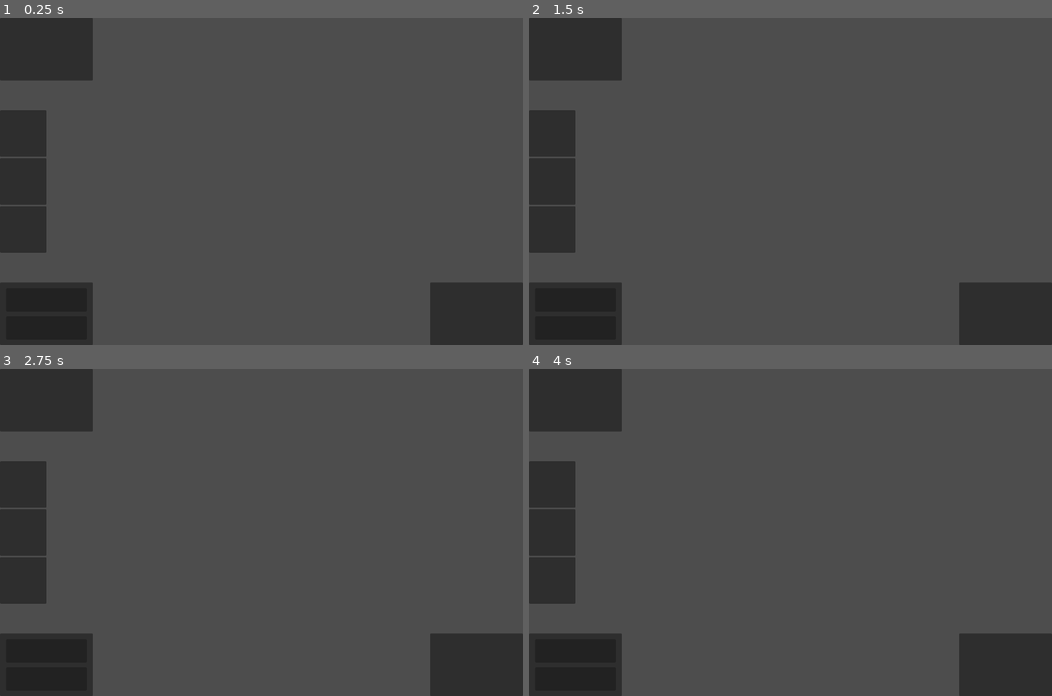
Above: before the commit, frames 1-4 (two rows, left to right).
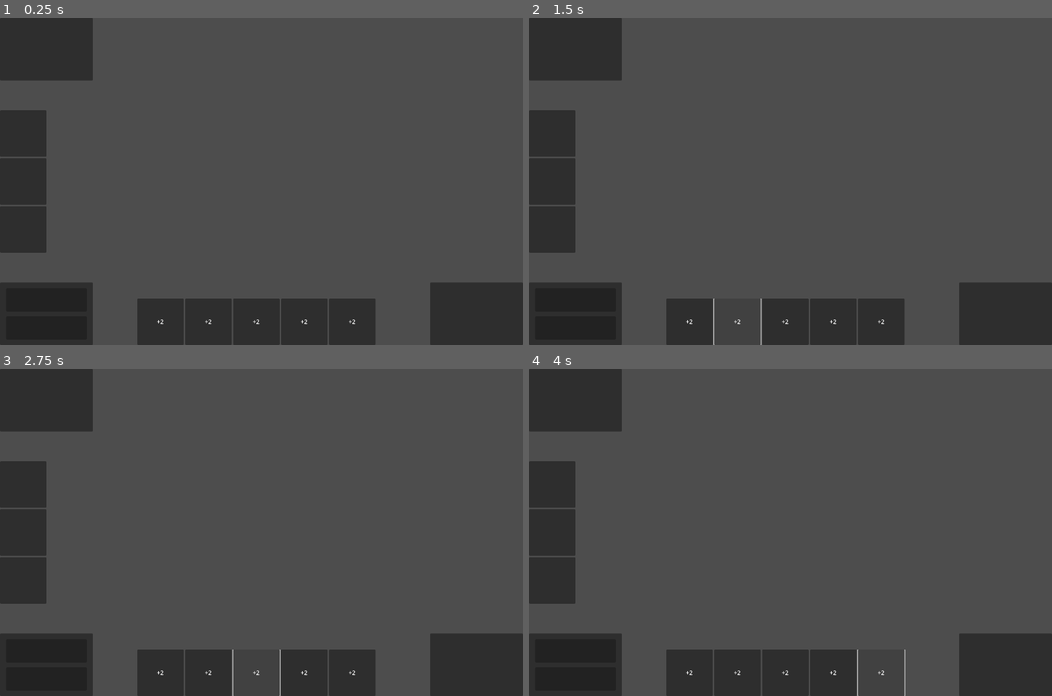
Above: after the commit, the same moments.

Repository: lemon4sour/alonzotech
Game: Godot game, scene res://src/game/build_area.tscn
Two runs of this game, one before a commit and one after it. Both use one fixed random seed, a clock stepped at 60 frames per second and the inputs below.
Inputs (mouse positions are in pixels of both pictures, inside the frame that each line leads up to):
- Up to frame 1 (0.25 s): no input
- Up to frame 2 (1.5 s): click (691, 322) at 0.5 s, where only the run after the commit has a clickable "+2"; click (738, 322) at 1.25 s, where only the run after the commit has a clickable "+2"
- Up to frame 3 (2.75 s): click (256, 673) at 2 s, where only the run after the commit has a clickable "+2"
- Up to frame 4 (4 s): click (832, 673) at 2.75 s, where only the run after the commit has a clickable "+2"; click (879, 673) at 3.5 s, where only the run after the commit has a clickable "+2"

The runs differ from the first frame. In frame 1, 6.3% of the frame differs, in the area x 26-72%, y 85-100%; in frame 2, 5.1%; in frame 3, 5.1%; in frame 4, 5.1%.
Error before the commit: Parse Error: Unexpected "for" in class body. (res://src/game/canvas_layer.gd:3)

Commit message:
inventory selection

Diff:
--- a/src/game/build_area.tscn
+++ b/src/game/build_area.tscn
@@ -7,13 +7,9 @@
 
 [node name="Placer" type="Node2D" parent="."]
 script = ExtResource("2_3dlyc")
-tile_id = null
-active = null
 
 [node name="Camera2D" type="Camera2D" parent="."]
 position = Vector2(-8, 1)
 zoom = Vector2(2, 2)
 
 [node name="CanvasLayer" parent="." instance=ExtResource("3_lfrqq")]
-
-[connection signal="button_press" from="CanvasLayer" to="Placer" method="_on_canvas_layer_button_press"]
--- a/src/game/canvas_layer.gd
+++ b/src/game/canvas_layer.gd
@@ -1,12 +1,4 @@
 extends CanvasLayer
-
-signal button_press
-
-for machine in singleton:
-	clone button
-	parent under inventory
-	listen to button
-	emit singal with machine id
 
 func _on_item_pressed() -> void:
 	emit_signal("button_press")
--- a/src/game/inventory.gd
+++ b/src/game/inventory.gd
@@ -1,5 +1,23 @@
 extends HBoxContainer
 
+@onready var item: Button = $"../../../Item"
 
 func _ready() -> void:
-	for machine : Machine in InventorySingleton.machines:
+	clear_buttons()
+
+	var i = 0
+	for machine in InventorySingleton.machines:
+		var button : Button = item.duplicate()
+		button.visible = true
+		add_child(button)
+		button.pressed.connect(_on_button_pressed.bind(i))
+		i += 1
+
+func clear_buttons() -> void:
+	for child in get_children():
+		remove_child(child)
+		child.queue_free()
+
+
+func _on_button_pressed(index: int) -> void:
+	emit_signal("machine_selected", 1)
